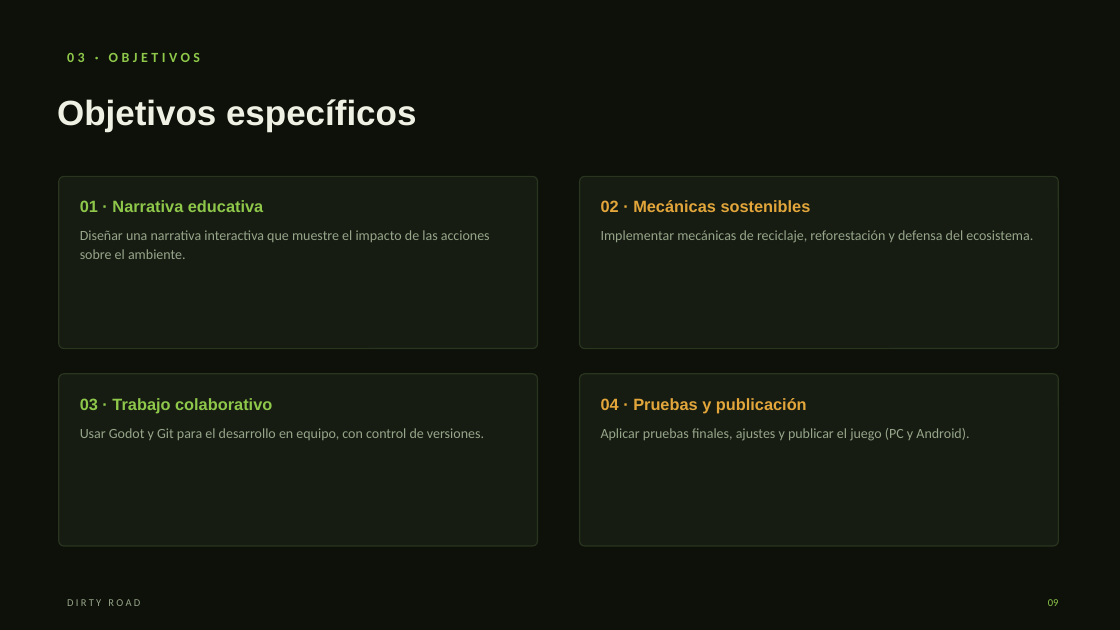
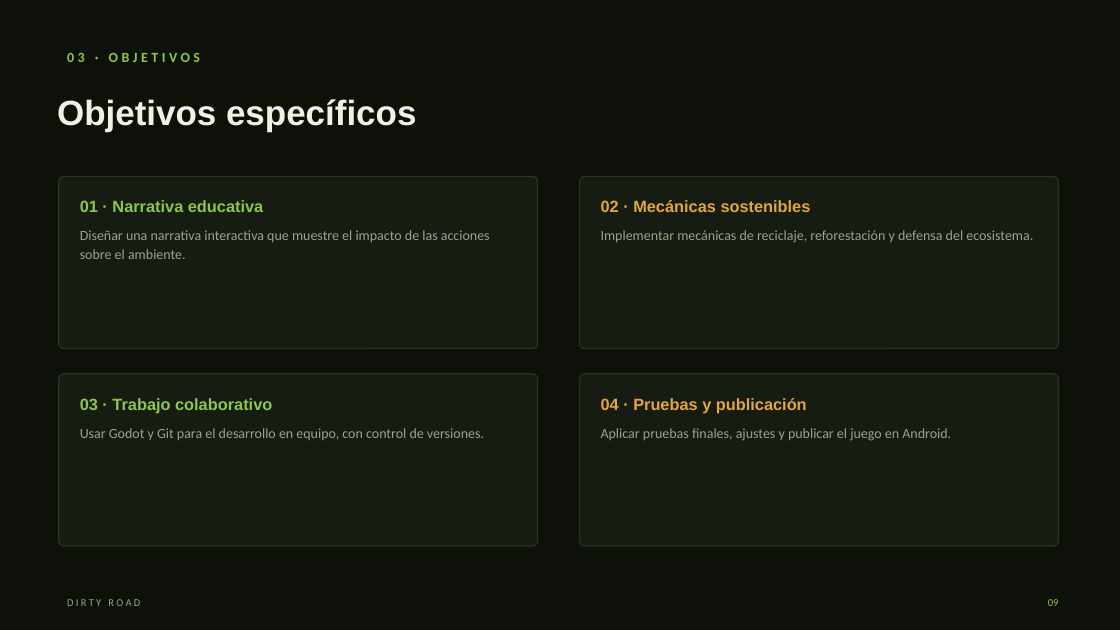
Before and after one commit to l1teSG/dirty-road-godot, a slide deck: slide 9 of docs/drive/presentacion/presentacion.pptx. Drawn at 1120x630 pixels with LibreOffice and Linux fonts; fonts in the diff are those of the drawing. Boxes give left, top, right and bottom in pixels: in the first picture for what was removed or moved away, otherwise in the second. Text is boxed around its words. In the diff, an @@ line names an element or a change of style, - is before the commit and + after.

Commit message:
add: refresh the manual and presentation (android only, with screenshots)

```diff
--- a/docs/drive/presentacion/presentacion.pptx
+++ b/docs/drive/presentacion/presentacion.pptx
@@ text at box(601, 428, 951, 441): text changed @@
-Aplicar pruebas finales, ajustes y publicar el juego (PC y Android).
+Aplicar pruebas finales, ajustes y publicar el juego en Android.
```
Also in this commit, not shown: 4 other slides changed, 6 other files.
